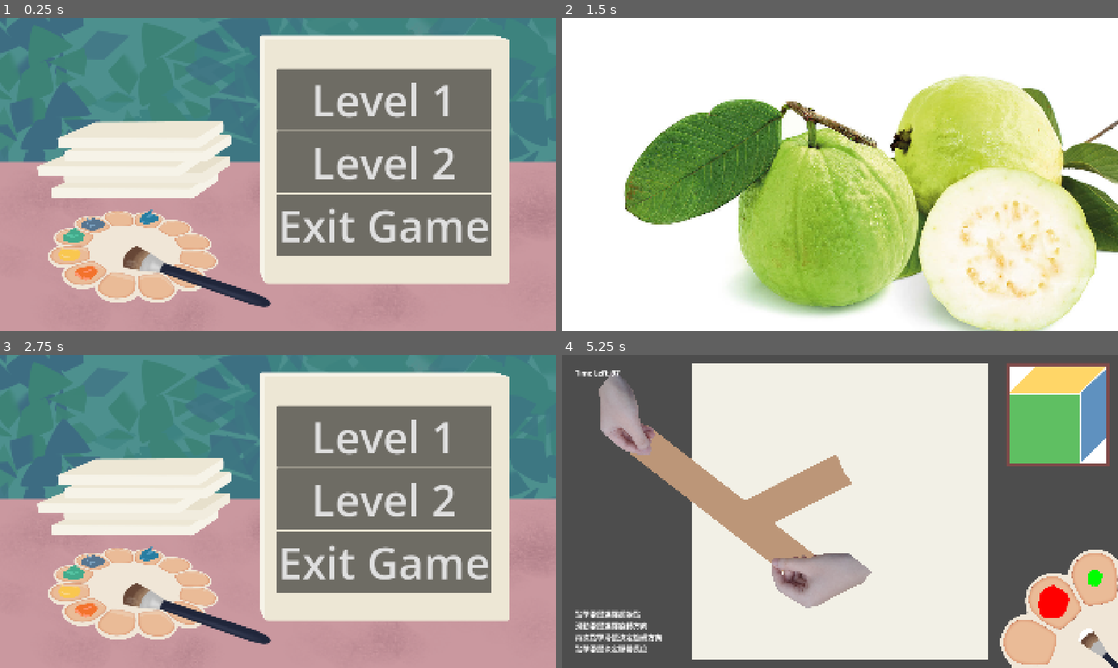
Above: before the commit, frames 1-4 (two rows, left to right).
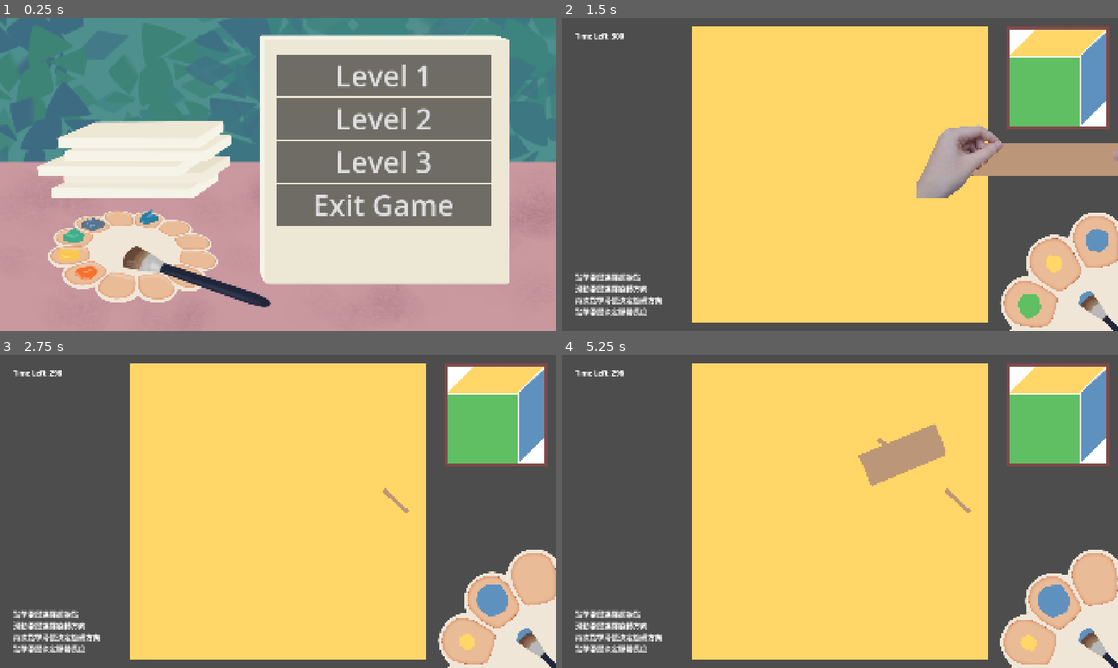
Above: after the commit, the same moments.

Repository: peterho2022/GGJ26TeamG
Game: Godot game, scene res://Scenes/MenuScene.tscn
Two runs of this game, one before a commit and one after it. Both use one fixed random seed, a clock stepped at 60 frames per second and the inputs below. The engine's default icon, where the game draws it, is replaced by a stand-in: a white triangle on a blue panel in a dark square.
Inputs (mouse positions are in pixels of both pictures, inside the frame that each line leads up to):
- Up to frame 1 (0.25 s): no input
- Up to frame 2 (1.5 s): click (945, 161) at 0.5 s, where only the run after the commit has a clickable "Level 3"; tap Enter (commit_color) at 1.25 s; move the mouse to (962, 158) at 1.27 s; hold Enter (commit_color) from 1.28 s (still down); click (962, 158) at 1.42 s
- Up to frame 3 (2.75 s): tap Space (ui_select) at 1.52 s; release Enter (commit_color) at 2 s; click (278, 627) at 2 s, where only the run before the commit has a clickable "Back to Menu"
- Up to frame 4 (5.25 s): click (945, 436) at 2.75 s, where only the run before the commit has a clickable "Level 1"; drag from (728, 527) to (812, 574) at 3.52 s; move the mouse to (895, 442) at 4.27 s; tap T at 4.35 s; click (895, 442) at 4.42 s; drag from (812, 574) to (673, 464) at 5.02 s

The runs differ from the first frame. In frame 1, 9.8% of the frame differs, in the area x 49-89%, y 11-76%; in frame 2, 99%; in frame 3, 100%, in the area x 0-100%, y 0-100%; in frame 4, 54%.

Commit message:
feat: Reuse game scene for different levels

Diff:
--- a/Autoload/GameManager.gd
+++ b/Autoload/GameManager.gd
@@ -2,7 +2,8 @@
 
 var level_list: Array[String] = [
 	"res://Scenes/GameScene.tscn",
-	"res://Scenes/TestLevel2.tscn",
+	"res://Scenes/GameScene.tscn",
+	"res://Scenes/GameScene.tscn",
 ]
 
 signal on_tape_start
@@ -77,19 +78,6 @@
 func reset_tape_length():
 	total_tape_length = 0.0
 
-func calculate_rank() -> String:
-	# 依照你的規則：S(<=5), A(<=7), B(<=10), C(<=14), D(>14)
-	if total_tape_length <= 5:
-		return "S"
-	elif total_tape_length <= 7:
-		return "A"
-	elif total_tape_length <= 10:
-		return "B"
-	elif total_tape_length <= 14:
-		return "C"
-	else:
-		return "D"
-
 func tape_start():
 	on_tape_start.emit()
 
--- a/Scenes/GameScene.tscn
+++ b/Scenes/GameScene.tscn
@@ -9,13 +9,21 @@
 [ext_resource type="PackedScene" uid="uid://brxg4a3asflvk" path="res://Scenes/EndScene.tscn" id="6_x6js8"]
 [ext_resource type="Texture2D" uid="uid://cxnhrlkgiybyo" path="res://Assets/level-1/1-goal.png" id="7_lg2j6"]
 
-[node name="GameScene" type="Node2D" unique_id=512451013 node_paths=PackedStringArray("countdownTimer", "color_palette", "end_scene", "main")]
+[node name="GameScene" type="Node2D" unique_id=512451013 node_paths=PackedStringArray("countdownTimer", "color_palette", "end_scene", "main", "ReferenceImage")]
 script = ExtResource("1_kilg5")
-colorLayers = Array[Color]([Color(1, 0, 0, 1), Color(0, 1, 0, 1), Color(0, 0, 1, 1), Color(3.3691526e-06, 0.73024744, 0.72408795, 1), Color(0.8457027, 0.0009647328, 0.90615726, 1)])
+colorLayers1 = Array[Color]([Color(0.37254903, 0.7490196, 0.38431373, 1), Color(1, 0.8392157, 0.40392157, 1), Color(0.37254903, 0.5686275, 0.7490196, 1)])
+refImage1 = ExtResource("7_lg2j6")
+totalTime2 = 150.0
+colorLayers2 = Array[Color]([Color(0.37254903, 0.7490196, 0.38431373, 1), Color(1, 0.8392157, 0.40392157, 1), Color(0.37254903, 0.5686275, 0.7490196, 1)])
+refImage2 = ExtResource("7_lg2j6")
+totalTime3 = 300.0
+colorLayers3 = Array[Color]([Color(0.37254903, 0.7490196, 0.38431373, 1), Color(1, 0.8392157, 0.40392157, 1), Color(0.37254903, 0.5686275, 0.7490196, 1)])
+refImage3 = ExtResource("7_lg2j6")
 countdownTimer = NodePath("CanvasLayer/CountdownTimer")
 color_palette = NodePath("CanvasLayer/ColorPalette")
 end_scene = NodePath("CanvasLayer/EndScene")
 main = NodePath("Main")
+ReferenceImage = NodePath("CanvasLayer/ReferenceImage/Image")
 
 [node name="CanvasLayer" parent="." unique_id=1475209388 instance=ExtResource("4_jwv4s")]
 
--- a/Scenes/GameSceneController.gd
+++ b/Scenes/GameSceneController.gd
@@ -1,21 +1,64 @@
 extends Node2D
 
-@export var totalTime : float = 99
-@export var colorLayers : Array[Color]
+@export var totalTime1 : float = 99
+@export var colorLayers1 : Array[Color]
+@export var scoreRange1 : Array[float] = [ 5000, 7000, 10000, 14000 ]
+@export var refImage1 : Texture2D
+
+@export var totalTime2 : float = 99
+@export var colorLayers2 : Array[Color]
+@export var scoreRange2 : Array[float] = [ 5000, 7000, 10000, 14000 ]
+@export var refImage2 : Texture2D
+
+@export var totalTime3 : float = 99
+@export var colorLayers3 : Array[Color]
+@export var scoreRange3 : Array[float] = [ 5000, 7000, 10000, 14000 ]
+@export var refImage3 : Texture2D
 
 @export var countdownTimer : CountdownTimer
 @export var color_palette : ColorPaletteController
 @export var end_scene : EndScene
 @export var main : Node2D
+@export var ReferenceImage : Sprite2D
 
 var canvas : Canvas
 var current_index = 0
+
+var colorLayers
+var scoreRange
 
 # Called when the node enters the scene tree for the first time.
 func _ready() -> void:
 	GameManager.on_tape_start.connect(_on_tape_start)
 	GameManager.on_tape_end.connect(_on_tape_end)
 	GameManager.on_commit_tape.connect(_on_commit_tape)
+	countdownTimer.on_timeout.connect(_on_timeout)
+
+	var current_level_index = GameManager.current_level_index
+	if current_level_index < 0:
+		current_level_index = 0
+		print('warning: current_level_index is -1')
+
+	var totalTime
+	var refImage
+	if current_level_index == 0:
+		colorLayers = colorLayers1
+		totalTime = totalTime1
+		scoreRange = scoreRange1
+		refImage = refImage1
+	elif current_level_index == 1:
+		colorLayers = colorLayers2
+		totalTime = totalTime2
+		scoreRange = scoreRange2
+		refImage = refImage2
+	elif current_level_index == 2:
+		colorLayers = colorLayers3
+		totalTime = totalTime3
+		scoreRange = scoreRange3
+		refImage = refImage2
+
+	if len(scoreRange) != 4:
+		print('incorrect length of scoreRange!')
 
 	color_palette.setup(colorLayers)
 	countdownTimer.start(totalTime)
@@ -25,7 +68,7 @@
 
 	current_index = 0
 
-	countdownTimer.on_timeout.connect(_on_timeout)
+	ReferenceImage.texture = refImage
 
 	AudioManager.play_bgm(AudioManager.BGM.GAME, -10.0)
 
@@ -51,7 +94,21 @@
 func _show_end_scene():
 	GameManager.game_over = true
 	countdownTimer.visible = false
-	end_scene.setup()
+	var rank = calculate_rank()
+	end_scene.setup(rank)
 	end_scene.visible = true
 	AudioManager.stop_all()
 	AudioManager.play_bgm(AudioManager.BGM.END)
+
+func calculate_rank() -> String:
+	# 依照你的規則：S(<=5), A(<=7), B(<=10), C(<=14), D(>14)
+	if GameManager.total_tape_length <= scoreRange[0]:
+		return "S"
+	elif GameManager.total_tape_length <= scoreRange[1]:
+		return "A"
+	elif GameManager.total_tape_length <= scoreRange[2]:
+		return "B"
+	elif GameManager.total_tape_length <= scoreRange[3]:
+		return "C"
+	else:
+		return "D"
--- a/Scenes/MenuScene.tscn
+++ b/Scenes/MenuScene.tscn
@@ -19,27 +19,34 @@
 anchor_top = 0.16328955
 anchor_right = 0.946875
 anchor_bottom = 0.8595859
-offset_right = -122.0
-offset_bottom = -105.0
+offset_left = -1.0
+offset_top = -49.098198
+offset_right = -123.0
+offset_bottom = 62.901794
 grow_horizontal = 2
 grow_vertical = 2
-metadata/_edit_use_anchors_ = true
 
 [node name="Btn_Level1" type="Button" parent="Background/VBoxContainer" unique_id=434736732]
 layout_mode = 2
-theme_override_font_sizes/font_size = 150
+theme_override_font_sizes/font_size = 100
 text = "Level 1"
 
 [node name="Btn_Level2" type="Button" parent="Background/VBoxContainer" unique_id=295061127]
 layout_mode = 2
-theme_override_font_sizes/font_size = 150
+theme_override_font_sizes/font_size = 100
 text = "Level 2"
+
+[node name="Btn_Level3" type="Button" parent="Background/VBoxContainer" unique_id=289772786]
+layout_mode = 2
+theme_override_font_sizes/font_size = 100
+text = "Level 3"
 
 [node name="Btn_Exit" type="Button" parent="Background/VBoxContainer" unique_id=2026750664]
 layout_mode = 2
-theme_override_font_sizes/font_size = 150
+theme_override_font_sizes/font_size = 100
 text = "Exit Game"
 
 [connection signal="pressed" from="Background/VBoxContainer/Btn_Level1" to="." method="_on_btn_level_1_pressed"]
 [connection signal="pressed" from="Background/VBoxContainer/Btn_Level2" to="." method="_on_btn_level_2_pressed"]
+[connection signal="pressed" from="Background/VBoxContainer/Btn_Level3" to="." method="_on_btn_level_3_pressed"]
 [connection signal="pressed" from="Background/VBoxContainer/Btn_Exit" to="." method="_on_btn_exit_pressed"]
--- a/Scenes/end.gd
+++ b/Scenes/end.gd
@@ -5,14 +5,13 @@
 @onready var score_label = $Background/VBoxContainer2/ScoreLabel
 @onready var rank_label = $Background/VBoxContainer2/RankLabel
 
-func setup():
+func setup(final_rank):
 
 	# 1. 顯示數字
 	var final_score = GameManager.total_tape_length
 	score_label.text =  "最終膠帶使用量: %.2f m" % (final_score / 100.0)
 
 	# 2. 顯示評價
-	var final_rank = GameManager.calculate_rank()
 	rank_label.text = "獲得評價: " + final_rank
 
 	# (選用) 根據評價變色
--- a/Scenes/menu.gd
+++ b/Scenes/menu.gd
@@ -15,6 +15,10 @@
 	print("按鈕：前往第二關")
 	GameManager.load_specific_level(1)
 
+func _on_btn_level_3_pressed():
+	print("按鈕：前往第三關")
+	GameManager.load_specific_level(2)
+
 
 func _on_btn_exit_pressed() -> void:
 	print("按鈕：離開遊戲")
